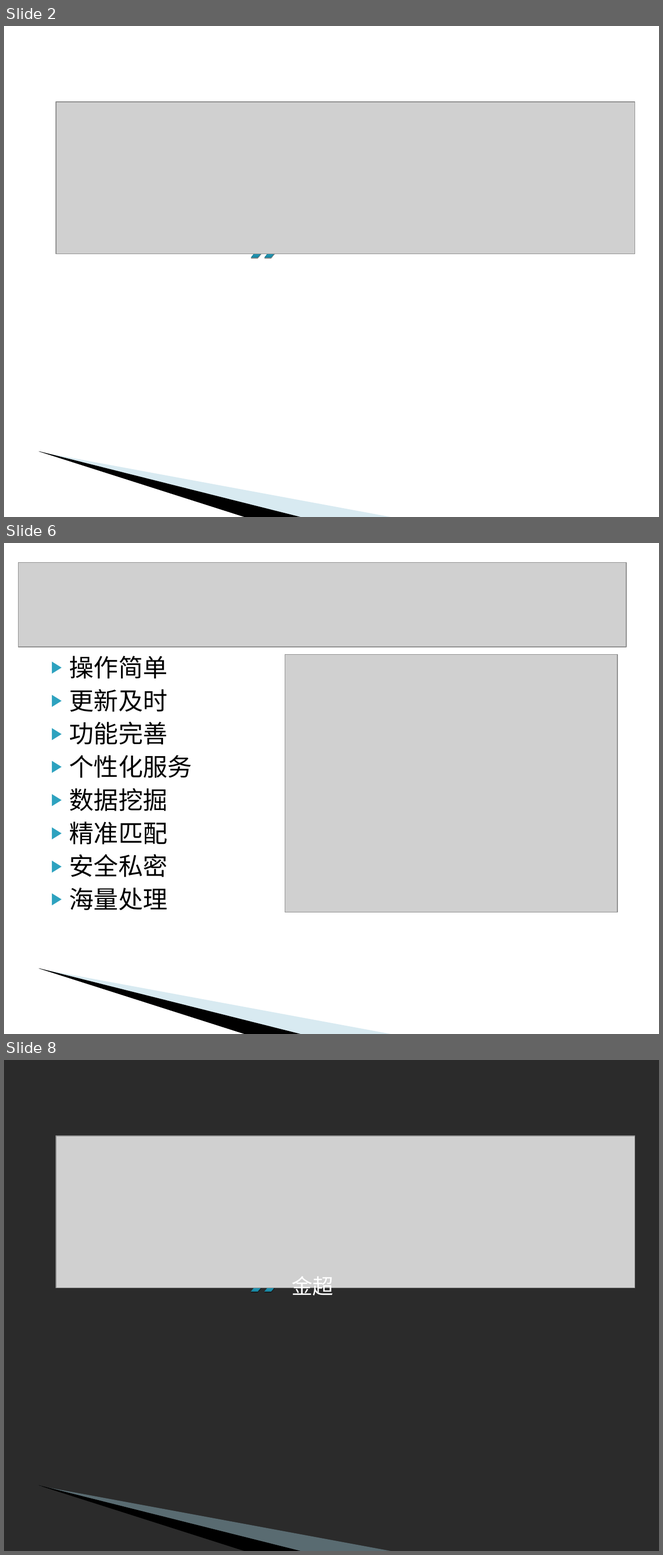
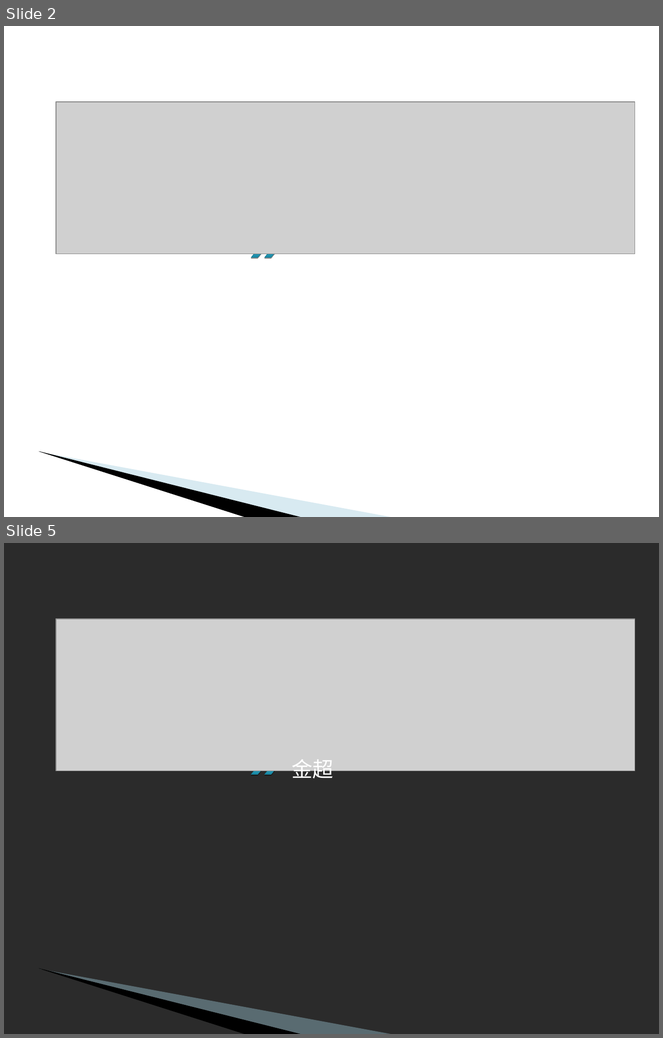
Before and after one commit to xy77510/dsafd, a slide deck: 10决赛答辩/答辩PPT.ppt. Shown one above the other, each under a label of ours: slides 2, 6 and 8 before the commit, slides 2 and 5 after it; the slides between them are not shown. The pictures are 663x1555 and 663x1038 pixels, drawn with LibreOffice and Linux fonts; fonts in the diff are those of the drawing; grey boxes stand for pictures; background and template pictures are left out; a plain dark background stands for a picture behind light text. Boxes give left, top, right and bottom in pixels: in the first picture for what was removed or moved away, otherwise in the second. Text is boxed around its words. In the diff, an @@ line names an element or a change of style, - is before the commit and + after.

```diff
--- a/10决赛答辩/答辩PPT.ppt
+++ b/10决赛答辩/答辩PPT.ppt
@@ slide 6 removed at [4,543,659,1034], background #FFFFFF; not listed: 2 template elements that a slide beside it also shows @@
@@ picture removed at [19,563,626,647] @@
@@ text removed at [70,656,192,911] @@
-▶ 操作简单
-▶ 更新及时
-▶ 功能完善
-▶ 个性化服务
-▶ 数据挖掘
-▶ 精准匹配
-▶ 安全私密
-▶ 海量处理
@@ picture removed at [285,654,617,913] @@
@@ what was slide 8 is now slide 5 @@
```
Also in this commit, not shown: 6 slides added, 5 other slides removed, 1 other file.
